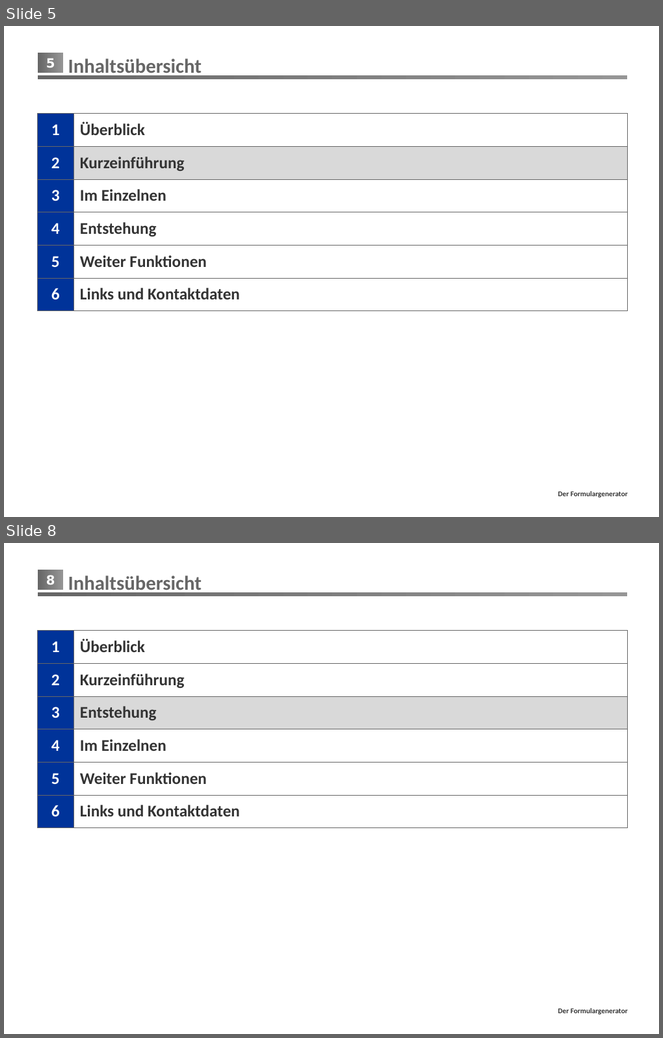
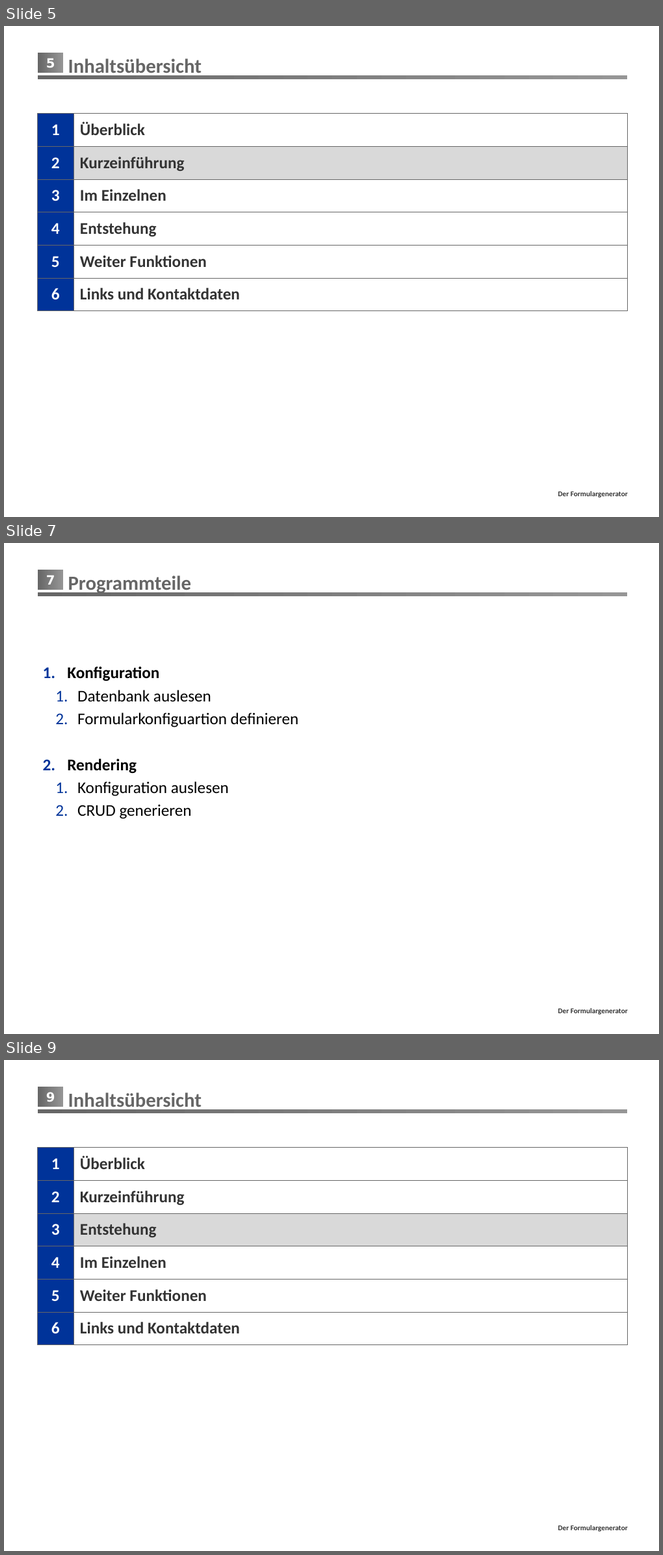
Before and after one commit to mrmorden74/formgen, a slide deck: Präsentation/FormGen.pptx. Shown one above the other, each under a label of ours: slides 5 and 8 before the commit, slides 5, 7 and 9 after it; the slides between them are not shown. The pictures are 663x1038 and 663x1555 pixels, drawn with LibreOffice and Linux fonts; fonts in the diff are those of the drawing; background and template pictures are left out. Boxes give left, top, right and bottom in pixels: in the first picture for what was removed or moved away, otherwise in the second. Text is boxed around its words. In the diff, an @@ line names an element or a change of style, - is before the commit and + after.

```diff
--- a/Präsentation/FormGen.pptx
+++ b/Präsentation/FormGen.pptx
@@ slide 7 added at (x1=4, y1=543, x2=659, y2=1034), background #FFFFFF; not listed: 3 template elements that a slide beside it also shows @@
@@ title added at (x1=68, y1=575, x2=192, y2=595), 22 pt, text #666666, bold @@
+Programmteile
@@ text added at (x1=67, y1=667, x2=299, y2=819), 18 pt, text #000000 @@
+1. Konfiguration
+  1. Datenbank auslesen
+  2. Formularkonfiguartion definieren
+2. Rendering
+  1. Konfiguration auslesen
+  2. CRUD generieren
@@ what was slide 8 is now slide 9 @@
@@ page number at (x1=46, y1=1092, x2=55, y2=1102): text changed @@
-8
+9
```
Also in this commit, not shown: 6 slides changed, 12 other slides added, 1 slide removed, 4 other files.
